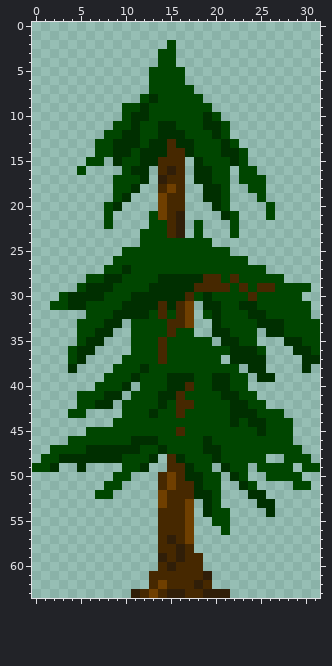
Pixel-art sprite: assets/sprites/pinetree.png. Above: the version before the commit.
The file is 32x64 pixels.
And afterwards:
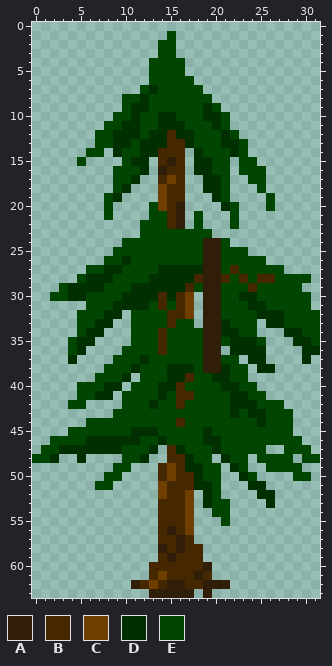
Palette (. is transparent): A #301e08  B #462800  C #6f3f00  D #002f00  E #004600
The edit:
@@ x 0..31 @@
  0 ................................
- 1 ................................
- 2 ...............E................
+ 1 ...............E................
+ 2 ..............EE................
  3 ..............EE................
- 4 ..............EE................
+ 4 .............EEEE...............
  5 .............EEEE...............
- 6 .............EEEE...............
- 7 .............EEEEE..............
- 8 ............EDEEEEE.............
- 9 ..........EEDEEEEEEE............
-10 ..........EDDEEEEEEDE...........
-11 .........EEDEEDDEEEDDE..........
-12 ........EEDDEEDDDEEEDE..........
-13 .......EEDDDEDDBDDEEEDE.........
-14 .......EEDDEDDDBBDEEEDDE........
-15 ......EE.DEEDDBBB.DEEEDE........
-16 .....E....EDD.BAB.DDEE.EE.......
-17 .........EEED.ABB.DDEE.EEE......
-18 .........EED..BCB..DDE..EE......
-19 .........ED...CBB..DDE...E......
-20 ........ED....CBB...DE....E.....
-21 ........E....ECBA....DE...E.....
-22 ........E....EEBA.E...E.........
-23 ............EEEBA.E...E.........
-24 ............EEEEEEEE............
-25 ..........EEEEEEEEEEEE..........
-26 .........EEEEEEEEEEEEEEE........
-27 ........EEDEEEEEEEEEEEEEEE......
-28 ......EEDDEEEEDDDDDBBEBEEEEE....
-29 .....EDDDEEEEDDDDDBBBBEBEBBEEEE.
-30 ...EDDDDEEEDDDDDDBEDEEEEBEEEEE..
-31 ..EEDDEEEEDDDDBDBC.DDEEDDEEEEEE.
-32 ......EEEDDDDEBEBC.EDEEEDDEEEEE.
-33 .....EEEDD.EEEEBBC..DEEEEDDDEEEE
-34 .....EEDD..EEEEBEE..DDEEE.DDEEEE
-35 .....EDD...EEEBEEEEE.DDEE...DDEE
-36 ....EDD....EEEBEEEEEEEDDDE...DDE
-37 ....ED....EEEEBEEEEEE.DDDD....DD
-38 ....D....EEEDEEEEEEEEEE.DD....D.
-39 ........EEEDEEEDDDEEDDEE.DD.....
-40 .......EEED.EEEDDBEEDDEE........
-41 .....EEEDD.EEEDDBEEEEDDEE.......
-42 .....EEDD.EEEEDEBBEEEEDDEE......
-43 ....EE....EEEDEEBEEEEEDDDEEE....
-44 .........EEEEEEEEEEEEEDEDDEEE...
-45 ......EEEEEEEEEEBEEEEEEEEDEEE...
-46 ....EEEEEEEDDDEEEEEDEEEEEEEEE...
-47 ..EEEEDDDDDDEEDEEEEDDEEEEEEEEE..
-48 .EEDDDDDDDEEED.BDEEEDEEEEE..EEE.
-49 EED..D....EED..BBDEE.DEE.EEEE.EE
-50 .........EE...BCBDDEE.DE..EEEE..
-51 ........EE....BCBBDEE..DE....EE.
-52 .......EE.....CBBBDDE...DD......
-53 ..............CBBC.DE....DD.....
-54 ..............BBBC.DEE....D.....
-55 ..............BBBC..EE..........
-56 ..............BBBC...E..........
-57 ..............BABC..............
-58 ..............BBAB..............
-59 ..............ABABB.............
-60 ..............BABBB.............
-61 .............BBBBBBA............
-62 .............BCBBBAB............
-63 ...........ABCBAABBAAA..........
+ 6 .............EEEEE..............
+ 7 ............EDEEEEE.............
+ 8 ..........EEDEEEEEEE............
+ 9 ..........EDDEEEEEEDE...........
+10 .........EEDEEDDEEEDDE..........
+11 ........EEDDEEDDDEEEDE..........
+12 .......EEDDDEDDBDDEEEDE.........
+13 .......EEDDEDDDBBDEEEDDE........
+14 ......EE.DEEDDBBB.DEEEDE........
+15 .....E....EDD.BAB.DDEE.EE.......
+16 .........EEED.ABB.DDEE.EEE......
+17 .........EED..BCB..DDE..EE......
+18 .........ED...CBB..DDE...E......
+19 ........ED....CBB...DE....E.....
+20 ........E....ECBA....DE...E.....
+21 ........E....EEBA.E...E.........
+22 ............EEEBA.E...E.........
+23 ............EEEEEEEE............
+24 ..........EEEEEEEEEAAE..........
+25 .........EEEEEEEEEEAAEEE........
+26 ........EEDEEEEEEEEAAEEEEE......
+27 ......EEDDEEEEDDDDDAAEBEEEEE....
+28 .....EDDDEEEEDDDDDBAABEBEBBEEEE.
+29 ...EDDDDEEEDDDDDDBEAAEEEBEEEEE..
+30 ..EEDDEEEEDDDDBDBC.AAEEDDEEEEEE.
+31 ......EEEDDDDEBEBC.AAEEEDDEEEEE.
+32 .....EEEDD.EEEEBBC.AAEEEEDDDEEEE
+33 .....EEDD..EEEEBEE.AADEEE.DDEEEE
+34 .....EDD...EEEBEEEEAADDEE...DDEE
+35 ....EDD....EEEBEEEEAAEDDDE...DDE
+36 ....ED....EEEEBEEEEAA.DDDD....DD
+37 ....D....EEEDEEEEEEAAEE.DD....D.
+38 ........EEEDEEEDDDEAADEE.DD.....
+39 .......EEED.EEEDDBEEDDEE........
+40 .....EEEDD.EEEDDBEEEEDDEE.......
+41 .....EEDD.EEEEDEBBEEEEDDEE......
+42 ....EE....EEEDEEBEEEEEDDDEEE....
+43 .........EEEEEEEEEEEEEDEDDEEE...
+44 ......EEEEEEEEEEBEEEEEEEEDEEE...
+45 ....EEEEEEEDDDEEEEEDEEEEEEEEE...
+46 ..EEEEDDDDDDEEDEEEEDDEEEEEEEEE..
+47 .EEDDDDDDDEEED.BDEEEDEEEEE..EEE.
+48 EED..D....EED..BBDEE.DEE.EEEE.EE
+49 .........EE...BCBDDEE.DE..EEEE..
+50 ........EE....BCBBDEE..DE....EE.
+51 .......EE.....CBBBDDE...DD......
+52 ..............CBBC.DE....DD.....
+53 ..............BBBC.DEE....D.....
+54 ..............BBBC..EE..........
+55 ..............BBBC...E..........
+56 ..............BABC..............
+57 ..............BBAB..............
+58 ..............ABABB.............
+59 ..............BABBB.............
+60 .............BBBBBBA............
+61 .............BCBBBAB............
+62 ...........ABCBAABBAAA..........
+63 .............AAAAA.A............
Changed places in both pictures, as pixel boxes (x1, y1, x2, y2):
changed: (32, 31, 320, 598)
